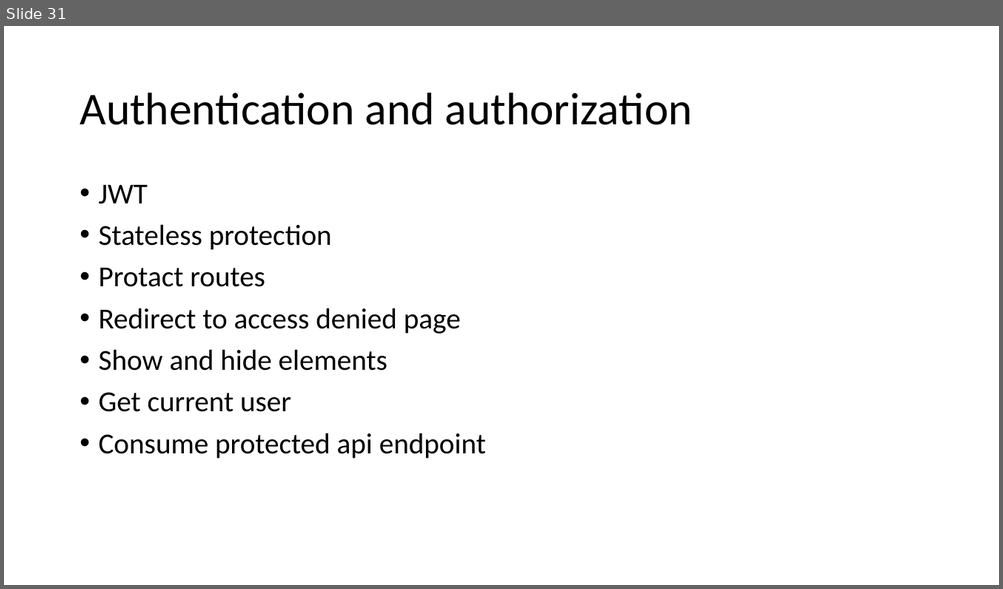
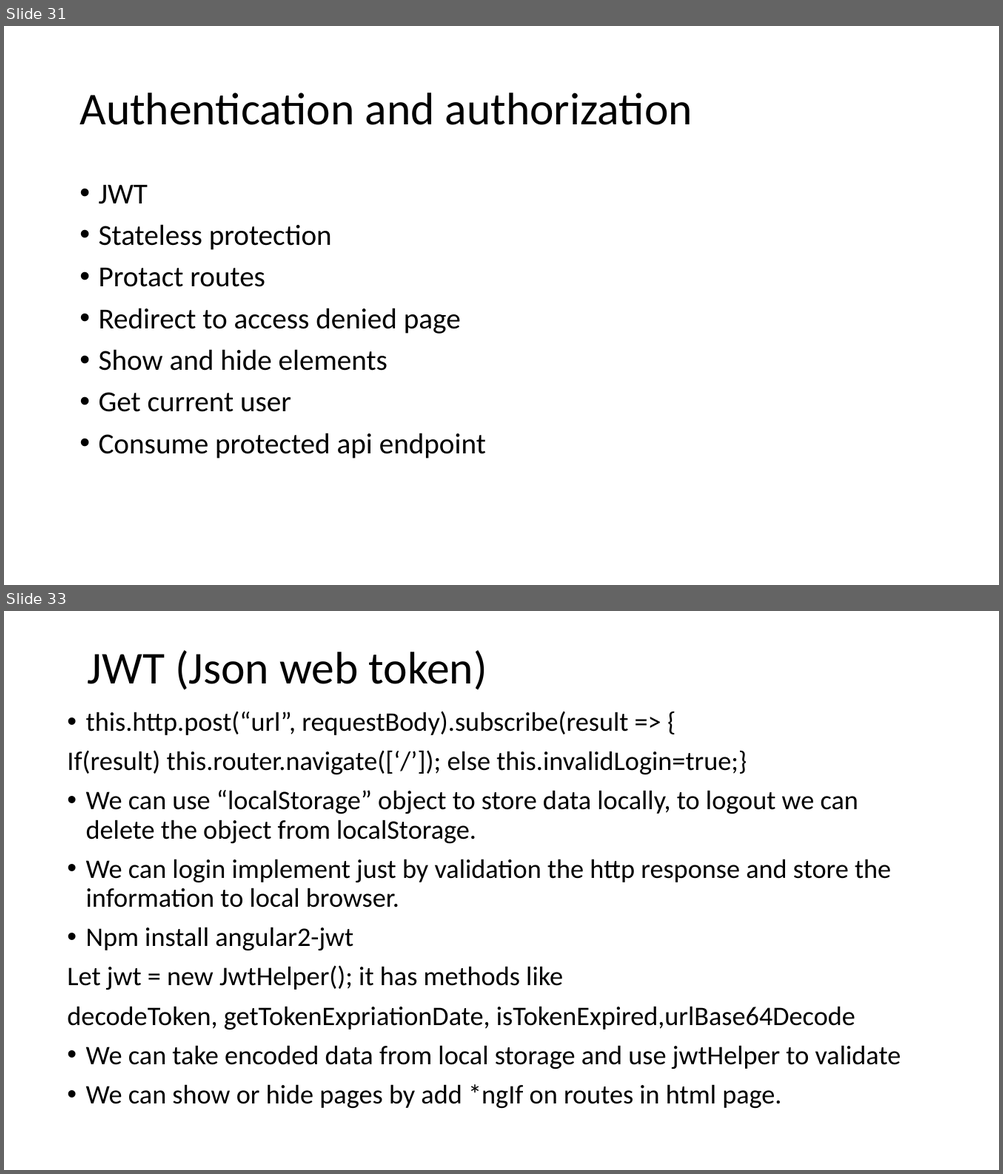
Before and after one commit to Deepak145/stackfulSliders, a slide deck: Angular 2.pptx. Shown one above the other, each under a label of ours: slide 31 before the commit, slides 31 and 33 after it; the slides between them are not shown. The pictures are 1003x589 and 1003x1174 pixels, drawn with LibreOffice and Linux fonts; fonts in the diff are those of the drawing. Boxes give left, top, right and bottom in pixels: in the first picture for what was removed or moved away, otherwise in the second. Text is boxed around its words. In the diff, an @@ line names an element or a change of style, - is before the commit and + after.

Commit message:
angular update

```diff
--- a/Angular 2.pptx
+++ b/Angular 2.pptx
@@ slide 33 added at <box>4,611,999,1170</box>, background #FFFFFF @@
@@ title added at <box>88,650,487,690</box>, 44 pt, text #000000 @@
+JWT (Json web token)
@@ text added at <box>67,711,901,1109</box>, 25.9 pt, text #000000 @@
+• this.http.post(“url”, requestBody).subscribe(result => {
+If(result) this.router.navigate([‘/’]); else this.invalidLogin=true;}
+• We can use “localStorage” object to store data locally, to logout we can delete the object from localStorage.
+• We can login implement just by validation the http response and store the information to local browser.
+• Npm install angular2-jwt
+Let jwt = new JwtHelper(); it has methods like
+decodeToken, getTokenExpriationDate, isTokenExpired,urlBase64Decode
+• We can take encoded data from local storage and use jwtHelper to validate
+• We can show or hide pages by add *ngIf on routes in html page.
```
Also in this commit, not shown: 1 slide changed, 2 other slides added.
